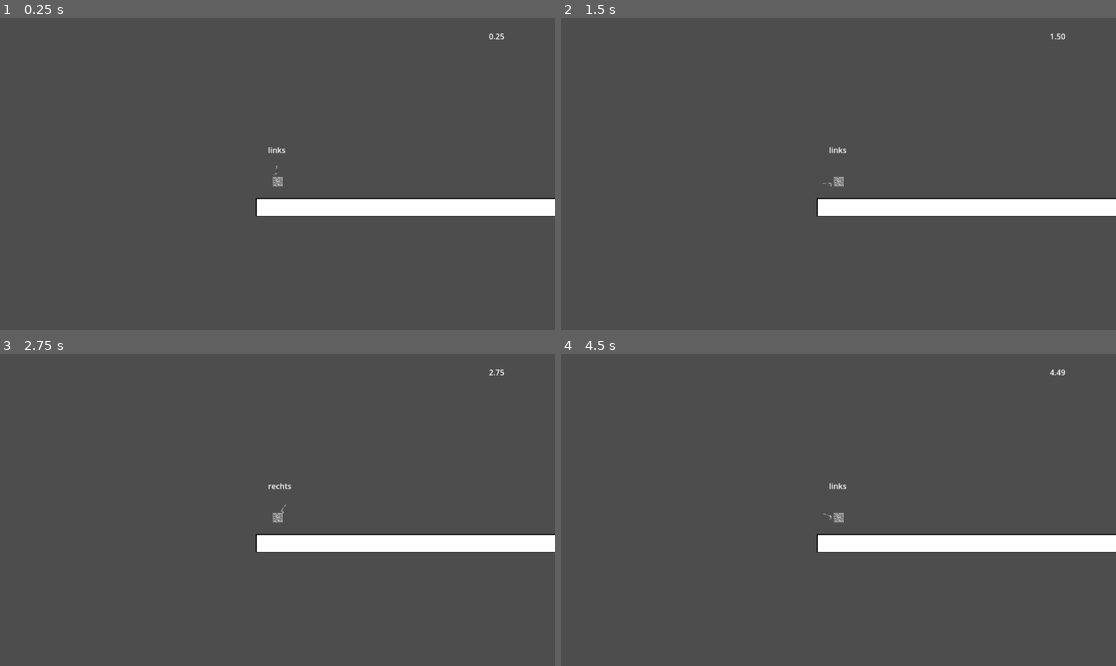
Above: before the commit, frames 1-4 (two rows, left to right).
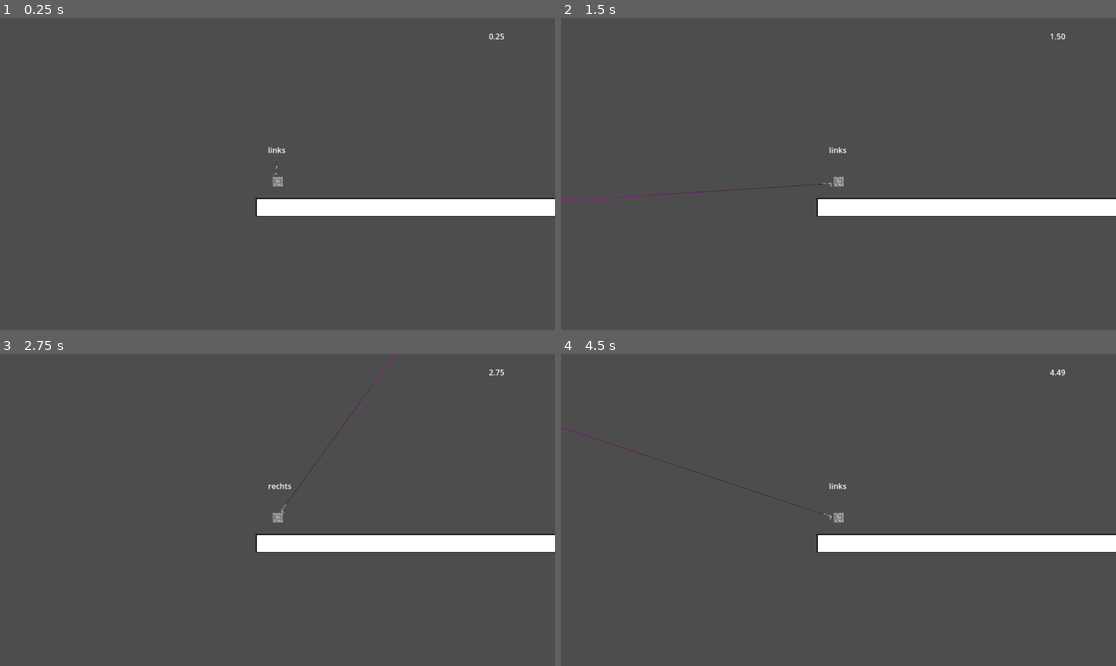
Above: after the commit, the same moments.

Repository: Jiri-Dever/DelayIt
Game: Godot game, scene res://Level1.tscn
The game is run twice, just before and just after one commit, with the same random seed, the same clock (stepped at 60 frames per second) and the same inputs. Before the commit the project starts from res://main.tscn.
Inputs (mouse positions are in pixels of both pictures, inside the frame that each line leads up to):
- Up to frame 1 (0.25 s): no input
- Up to frame 2 (1.5 s): move the mouse to (960, 158) at 0.52 s; hold Right mouse button (mouse_aim) 0.53-1.28 s; hold D (move_right) from 0.53 s (still down); tap W (move_jump) at 0.77 s; move the mouse to (727, 189) at 1.27 s; right-click (727, 189) at 1.35 s
- Up to frame 3 (2.75 s): tap W (move_jump) at 1.52 s; move the mouse to (333, 441) at 2.02 s; release D (move_right) at 2.03 s; hold A (move_left) from 2.03 s (still down); hold Right mouse button (mouse_aim) from 2.03 s (still down); click (333, 441) at 2.1 s
- Up to frame 4 (4.5 s): move the mouse to (810, 572) at 2.77 s; release A (move_left) at 2.78 s; release Right mouse button (mouse_aim) at 2.78 s; hold D (move_right) 2.78-4.28 s; right-click (810, 572) at 2.85 s; tap W (move_jump) at 3.02, 3.77 s; move the mouse to (1005, 556) at 3.52 s; hold Right mouse button (mouse_aim) 3.53-4.28 s; move the mouse to (672, 463) at 4.27 s; hold A (move_left) from 4.28 s (still down); click (672, 463) at 4.35 s

The runs differ from the first frame. In frame 1, less than 0.1% of the frame differs, in the area x 49-51%, y 44-48%; in frame 2, 0.1%, in the area x 0-48%, y 53-59%; in frame 3, less than 0.1%; in frame 4, less than 0.1%.
Error in both runs: Invalid operands 'float' and 'Vector2' in operator '+'. (res://Scripts/Character/Player/Player.gd:110)

Commit message:
-Added AimLine (needs still fixes) -added slow motion effect when aiming -reworked the shooting mechanic a bit -remove some unneeded things

Diff:
--- /dev/null
+++ b/Level1.tscn
@@ -0,0 +1,45 @@
+[gd_scene load_steps=7 format=3 uid="uid://dnde5c6smlrmw"]
+
+[ext_resource type="Shader" path="res://floor.gdshader" id="1_uw7sh"]
+[ext_resource type="PackedScene" uid="uid://qw57ip1krywx" path="res://Scenes/Character/Player/Player.tscn" id="2_5sb0h"]
+[ext_resource type="PackedScene" uid="uid://w1xjqxqtvsp" path="res://Scenes/DeathWall.tscn" id="3_jev11"]
+
+[sub_resource type="ShaderMaterial" id="ShaderMaterial_0im3u"]
+shader = ExtResource("1_uw7sh")
+
+[sub_resource type="BoxMesh" id="BoxMesh_tq72j"]
+
+[sub_resource type="RectangleShape2D" id="RectangleShape2D_jw11o"]
+size = Vector2(1.00825, 0.909719)
+
+[node name="Main" type="Node2D"]
+
+[node name="StaticBody2D" type="StaticBody2D" parent="."]
+show_behind_parent = true
+disable_mode = 2
+
+[node name="MeshInstance2D" type="MeshInstance2D" parent="StaticBody2D"]
+material = SubResource("ShaderMaterial_0im3u")
+position = Vector2(574.75, 632.731)
+scale = Vector2(1151.5, 38.5386)
+mesh = SubResource("BoxMesh_tq72j")
+
+[node name="MeshInstance2D1" type="MeshInstance2D" parent="StaticBody2D"]
+position = Vector2(576, 633)
+scale = Vector2(1151, 35.0773)
+mesh = SubResource("BoxMesh_tq72j")
+
+[node name="CollisionShape2D" type="CollisionShape2D" parent="StaticBody2D"]
+z_index = -1
+position = Vector2(582.5, 632.47)
+scale = Vector2(1151.5, 38.5386)
+shape = SubResource("RectangleShape2D_jw11o")
+
+[node name="CharacterBody2D" parent="." instance=ExtResource("2_5sb0h")]
+position = Vector2(44, 580)
+scale = Vector2(1.00308, 1)
+move_speed = 200.0
+
+[node name="DeathWall" parent="." instance=ExtResource("3_jev11")]
+
+[node name="Line2D" type="Line2D" parent="."]
--- a/Scenes/Character/Player/Player.tscn
+++ b/Scenes/Character/Player/Player.tscn
@@ -13,6 +13,19 @@
 [sub_resource type="QuadMesh" id="QuadMesh_nvg06"]
 
 [sub_resource type="SphereMesh" id="SphereMesh_rhr6y"]
+
+[sub_resource type="Curve" id="Curve_vpd2m"]
+max_value = 3.0
+_data = [Vector2(0, 0.263736), 0.0, 2.18071, 0, 0, Vector2(0.231579, 0.395604), 0.0, 0.0, 0, 0, Vector2(0.805263, 0.923077), 0.0, 0.0, 0, 0]
+point_count = 3
+
+[sub_resource type="Gradient" id="Gradient_2h24i"]
+interpolation_mode = 2
+interpolation_color_space = 2
+offsets = PackedFloat32Array(0, 0.22, 0.46, 0.62, 0.793333, 1)
+colors = PackedColorArray(0, 0, 0, 1, 0.20811, 0.20811, 0.20811, 1, 0.494159, 0.494159, 0.494159, 1, 0.686667, 0.686667, 0.686667, 1, 0.832662, 0.832662, 0.832662, 1, 1, 1, 1, 1)
+
+[sub_resource type="PlaceholderTexture2D" id="PlaceholderTexture2D_iq5bu"]
 
 [node name="CharacterBody2D" type="CharacterBody2D"]
 script = ExtResource("1_vlblm")
@@ -43,12 +56,6 @@
 
 [node name="Timer" type="Timer" parent="LabelTimer"]
 
-[node name="Line2D" type="Line2D" parent="."]
-points = PackedVector2Array(24, -3)
-script = ExtResource("4_uos3j")
-
-[node name="AimLine" type="MeshInstance2D" parent="."]
-
 [node name="GunCircle" type="MeshInstance2D" parent="."]
 self_modulate = Color(1, 1, 1, 0)
 show_behind_parent = true
@@ -61,6 +68,20 @@
 
 [node name="Muzzel2" parent="GunCircle/Gun" instance=ExtResource("7_bwbcy")]
 position = Vector2(100, -14)
+
+[node name="AimLine" type="Line2D" parent="GunCircle/Gun/Muzzel2"]
+self_modulate = Color(1, 1, 1, 0.517647)
+z_index = -1
+position = Vector2(-453.787, 64.4807)
+scale = Vector2(13.6072, 25.2403)
+points = PackedVector2Array(24, -3)
+width = 3.0
+width_curve = SubResource("Curve_vpd2m")
+default_color = Color(0.599125, 0, 0.00303248, 1)
+gradient = SubResource("Gradient_2h24i")
+texture = SubResource("PlaceholderTexture2D_iq5bu")
+texture_mode = 2
+script = ExtResource("4_uos3j")
 
 [node name="DebugLabel" type="Label" parent="."]
 offset_left = -20.0
--- a/Scenes/Weapon/Bullet/Bullet.tscn
+++ b/Scenes/Weapon/Bullet/Bullet.tscn
@@ -13,7 +13,8 @@
 scale = Vector2(30, 30)
 
 [node name="MeshInstance2D" type="MeshInstance2D" parent="."]
-scale = Vector2(0.613823, 0.720879)
+position = Vector2(7.45058e-09, -1.49012e-08)
+scale = Vector2(0.852532, 1.03531)
 mesh = SubResource("BoxMesh_jbsyg")
 texture = ExtResource("2_j63fw")
 
--- a/Scripts/Character/AimLine.gd
+++ b/Scripts/Character/AimLine.gd
@@ -3,15 +3,13 @@
 var mousep = 0.0
 # Called when the node enters the scene tree for the first time.
 func _ready():
-	mousep = get_global_mouse_position() # Replace with function body.
-
+	var start_pos = Vector2(0, 0)  # Start at the character's position
+	var aim_direction = Vector2(1, 0).rotated(rotation) * 100  # Direction with length 100
+	points = [start_pos, aim_direction]
 
 # Called every frame. 'delta' is the elapsed time since the previous frame.
 func _process(delta):
 	mousep = get_local_mouse_position()
+	var start_pos = Vector2(32, -2.5)  # Start at the character's position
 
-
-
-func drawline():
-	#$"../GunCircle/Gunni/muzzel".draw_line(Vector2.ZERO, Vector2.ZERO* 300,Color.RED,0,8a)
-	pass
+	points = [start_pos, mousep*3]
--- a/Scripts/Character/Player/Player.gd
+++ b/Scripts/Character/Player/Player.gd
@@ -113,7 +113,13 @@
 		jump()
 
 	if Input.is_action_pressed("mouse_aim"):
-		$Line2D.drawline()
+		$GunCircle/Gun/Muzzel2/AimLine.show()
+		Engine.time_scale = 0.25
+
+	else:
+		$GunCircle/Gun/Muzzel2/AimLine.hide()
+		Engine.time_scale = 1
+
 
 	if Input.is_action_just_pressed("mouse_shoot"):
 		shoot()
@@ -128,6 +134,9 @@
 
 var can_shoot = true
 var delay = 0.5
+
+
+
 
 
 func shoot():
--- a/Scripts/Weapon/Bullet/Bullet.gd
+++ b/Scripts/Weapon/Bullet/Bullet.gd
@@ -1,7 +1,7 @@
 extends Area2D
-const SPEED = 1000
+
 var velocity = Vector2()
-var speed = 600
+@export var speed = 2000
 var mouse = Vector2()
 var target_vector : Vector2
 
--- a/project.godot
+++ b/project.godot
@@ -12,7 +12,7 @@
 
 config/name="Delayit"
 config/tags=PackedStringArray("main")
-run/main_scene="res://main.tscn"
+run/main_scene="res://Level1.tscn"
 config/features=PackedStringArray("4.2", "Forward Plus")
 config/icon="res://icon.svg"
 
Not shown: 1 places in Scenes/Character/Player/Player.tscn that only renumber resources
